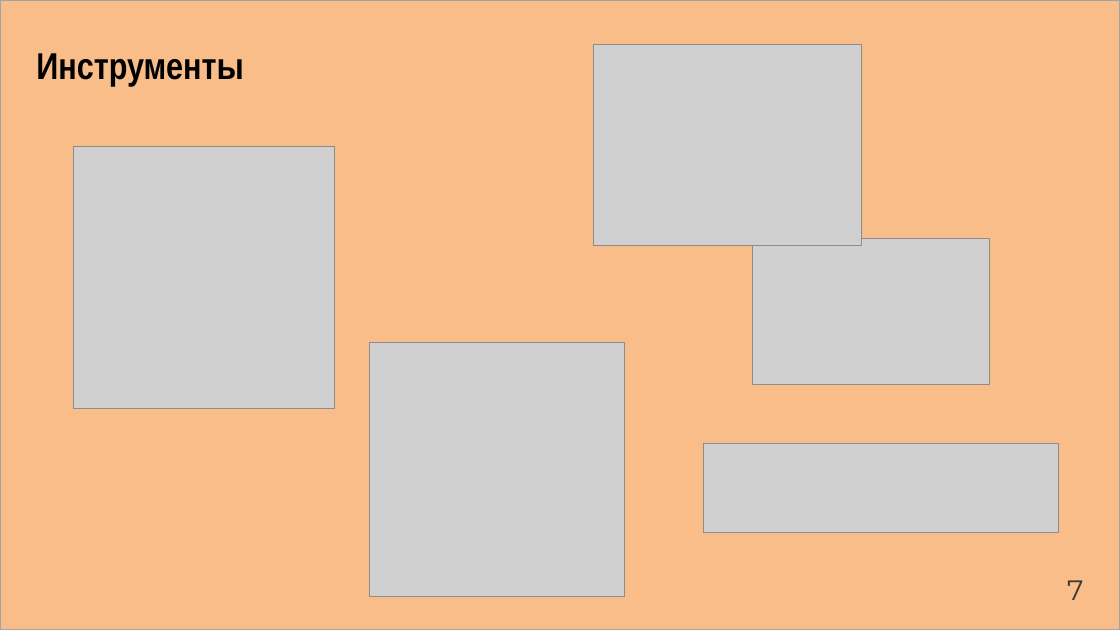
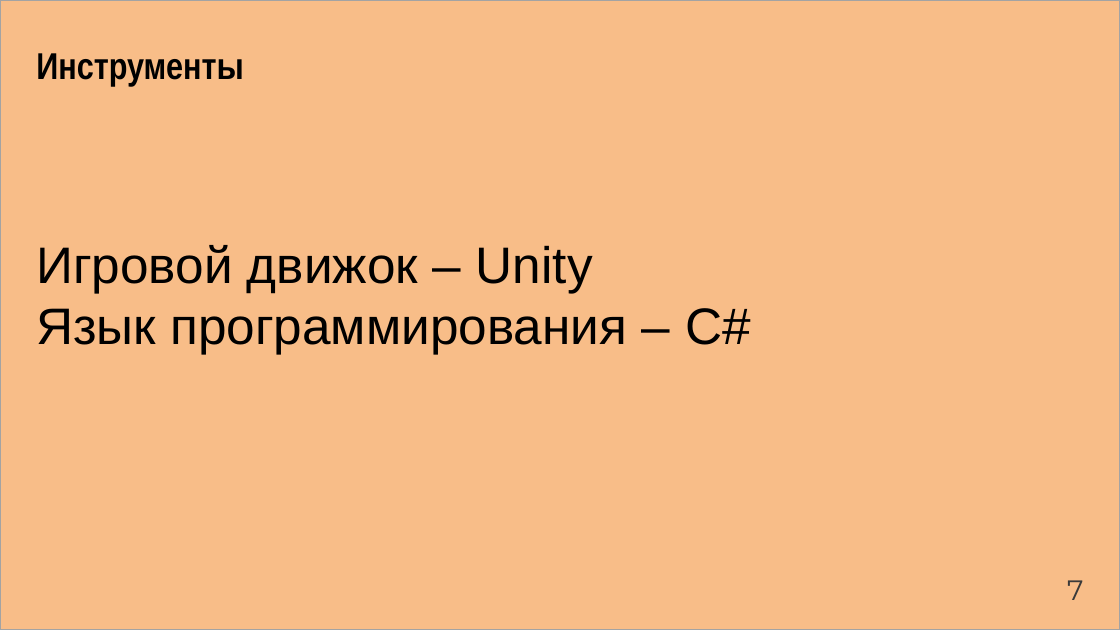
Before and after one commit to Artemor31/Files, a slide deck: slide 5 of Готовые части/NormPreza.pptx. Drawn at 1120x630 pixels with LibreOffice and Linux fonts; fonts in the diff are those of the drawing; grey boxes stand for pictures. Boxes give left, top, right and bottom in pixels: in the first picture for what was removed or moved away, otherwise in the second. Text is boxed around its words. In the diff, an @@ line names an element or a change of style, - is before the commit and + after.

```diff
--- a/Готовые части/NormPreza.pptx
+++ b/Готовые части/NormPreza.pptx
@@ picture removed at (594, 44, 861, 245) @@
@@ picture removed at (73, 147, 335, 409) @@
@@ picture removed at (753, 239, 989, 385) @@
@@ text added at (36, 245, 751, 354), 44 pt, text #000000 @@
+Игровой движок – Unity
+Язык программирования – C#
@@ picture removed at (370, 342, 624, 597) @@
@@ picture removed at (703, 444, 1059, 533) @@
```
Also in this commit, not shown: 11 other slides changed, 4 slides added, 1 slide removed.
